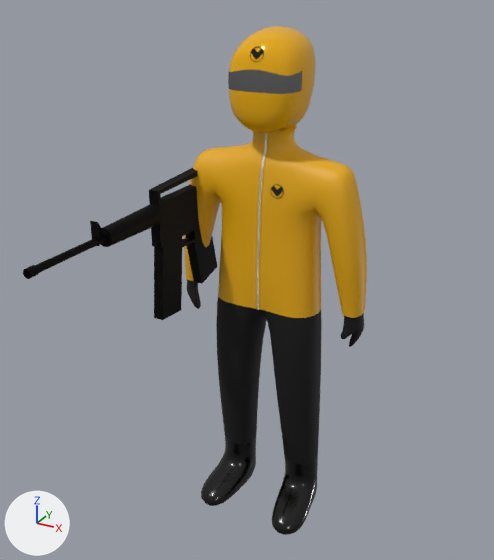
Two versions of the Blender file blends/enemyWithGun.blend, one commit apart.
Camera for both pictures: a camera (50 mm lens) standing at (1.005, -1.975, 1.068) and looking at (0.007, -0.16, 0.16). The axes (+X, +Y, +Z) are drawn at lower left. The lights are the same throughout.

Objects in the first picture: 'Clothes', 'Glass', 'Gloves', 'Helmet', 'Shoes', 'Куб.005', 'Куб.006'.
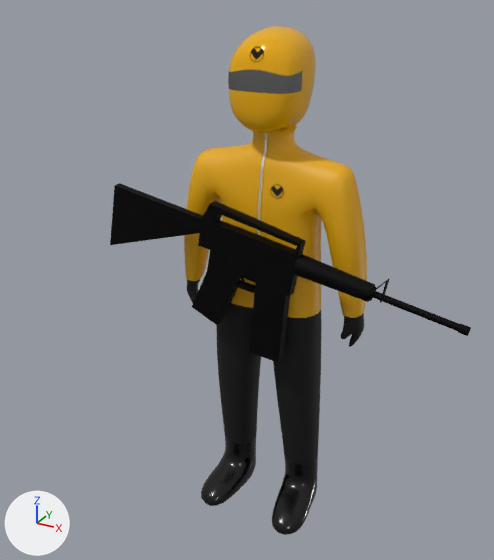
The change, as a list of edits to the scene's bpy script:
```text
Change ob_куб_005:
    ob_куб_005.location: (-0.271, -0.11, 0.263) -> (-0.005, -0.126, 0.156)
    ob_куб_005.rotation_euler: (0.0, 0.0, -3.142) -> (-0.185, 0.0, -1.571)  # degrees (0, 0, -180) -> degrees (-11, 0, -90)
Change ob_куб_006:
    ob_куб_006.location: (-0.271, -0.11, 0.263) -> (-0.005, -0.126, 0.156)
    ob_куб_006.rotation_euler: (0.0, 0.0, -3.142) -> (-0.185, 0.0, -1.571)  # degrees (0, 0, -180) -> degrees (-11, 0, -90)
```

Boxes [x1, y1, x2, y2] around the edits, measured in the pictures (494 x 560 px):
'Куб.006', moved, turned: before [23, 168, 217, 284]; after [110, 183, 471, 336]
'Куб.005', moved, turned: before [154, 248, 182, 320]; after [249, 293, 290, 363]
